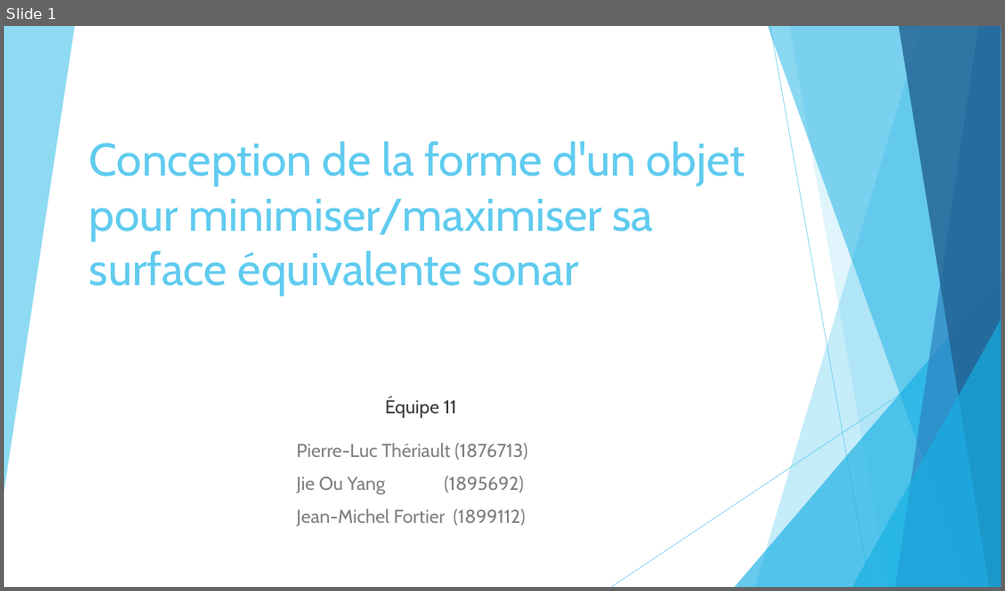
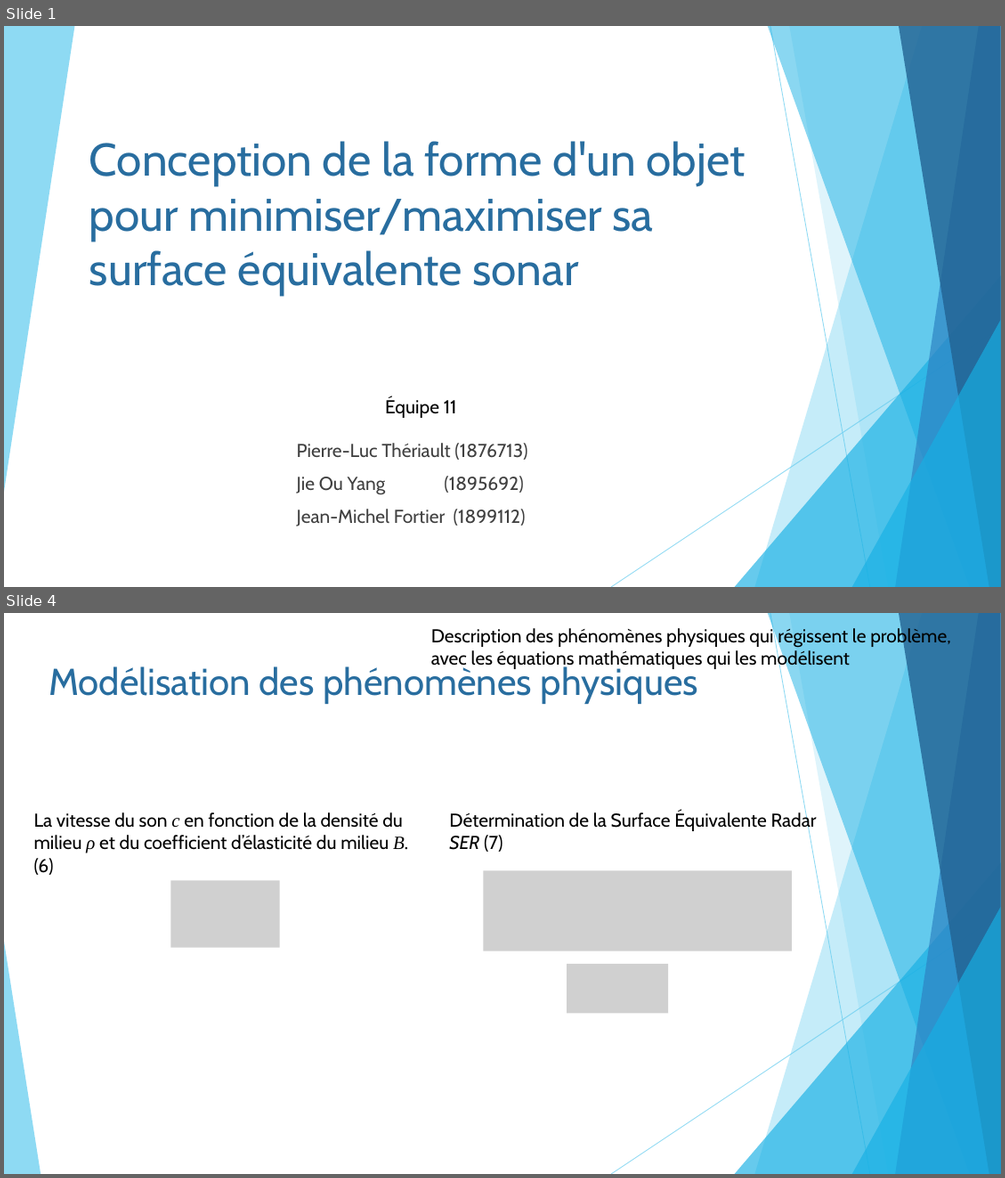
Before and after one commit to pierreluc-plt/ProjetSimulation, a slide deck: Oral/Présentation_Eq11.pptx. Shown one above the other, each under a label of ours: slide 1 before the commit, slides 1 and 4 after it; the slides between them are not shown. The pictures are 1005x591 and 1005x1178 pixels, drawn with LibreOffice and Linux fonts; fonts in the diff are those of the drawing; grey boxes stand for pictures. Boxes give left, top, right and bottom in pixels: in the first picture for what was removed or moved away, otherwise in the second. Text is boxed around its words. In the diff, an @@ line names an element or a change of style, - is before the commit and + after.

Commit message:
Update Présentation_Eq11.pptx
Création des diapos sur l'intro et  équation

```diff
--- a/Oral/Présentation_Eq11.pptx
+++ b/Oral/Présentation_Eq11.pptx
@@ slide 4 added at [4,613,1001,1174], background #FFFFFF; not listed: 9 template elements that a slide beside it also shows @@
@@ text added at [431,626,951,670], 18 pt, text #000000 @@
+Description des phénomènes physiques qui régissent le problème,
+avec les équations mathématiques qui les modélisent
@@ text added at [48,664,698,704], 36 pt, text #286D9F @@
+Modélisation des phénomènes physiques
@@ text added at [34,812,409,875], 18 pt, text #000000 @@
+La vitesse du son c en fonction de la densité du milieu ρ et du coefficient d’élasticité du milieu B. (6)
@@ text added at [449,811,817,852], 18 pt, text #000000 @@
+Détermination de la Surface Équivalente Radar SER (7)
@@ picture added at [484,871,792,952] @@
@@ picture added at [170,881,280,948] @@
@@ triangle added at [4,941,40,1174], fill #5FCBEF at 70% opacity @@
@@ picture added at [566,964,668,1013] @@
@@ slide 1 changed as well @@
@@ title "Conception de la forme d'un ..." at [89,141,744,295]: text colour #5FCBEF to #286D9F @@
@@ text "Équipe 11" at [385,397,457,418]: text colour #3B3B3B to #000000 @@
@@ subtitle "Pierre-Luc Thériault (1876713)" at [297,443,527,526]: text colour #808080 to #404040 @@
```
Also in this commit, not shown: 10 other slides changed, 5 other slides added.
